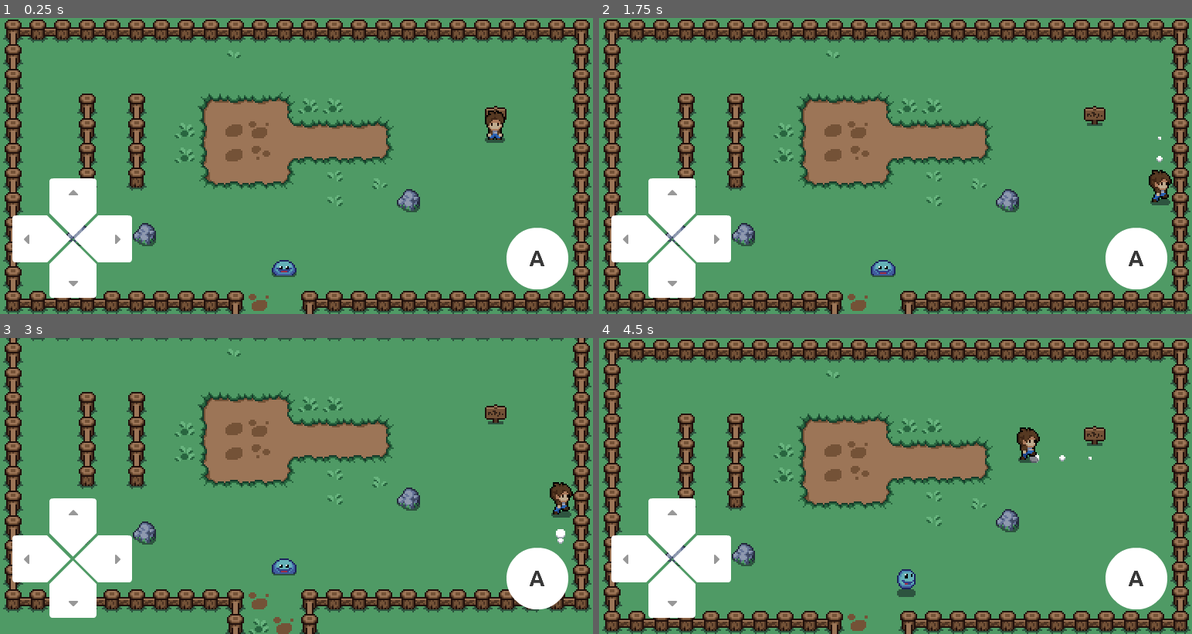
Above: before the commit, frames 1-4 (two rows, left to right).
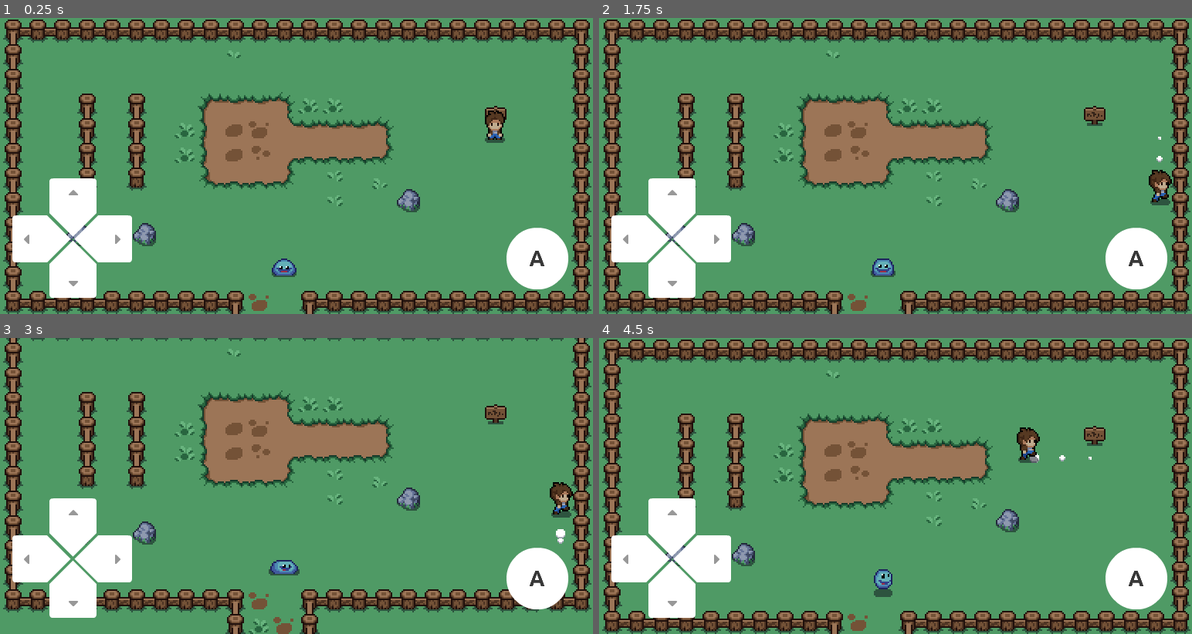
Above: after the commit, the same moments.

Repository: tiagors09/Mystic-Woods
Game: Godot game, scene res://scenes/Level.tscn
The game is run twice, just before and just after one commit, with the same random seed, the same clock (stepped at 60 frames per second) and the same inputs.
Inputs (mouse positions are in pixels of both pictures, inside the frame that each line leads up to):
- Up to frame 1 (0.25 s): no input
- Up to frame 2 (1.75 s): move the mouse to (1025, 151) at 0.52 s; hold Right (ui_right) 0.53-1.28 s; click (1025, 151) at 0.6 s; move the mouse to (776, 180) at 1.27 s; hold Down (ui_down) from 1.28 s (still down); click (776, 180) at 1.35 s
- Up to frame 3 (3 s): move the mouse to (355, 420) at 2.02 s; release Down (ui_down) at 2.03 s; hold Right (ui_right) 2.03-2.78 s; click (355, 420) at 2.1 s; move the mouse to (266, 545) at 2.77 s; hold Up (ui_up) from 2.78 s (still down); click (266, 545) at 2.85 s
- Up to frame 4 (4.5 s): move the mouse to (1073, 530) at 3.52 s; release Up (ui_up) at 3.53 s; hold Left (ui_left) from 3.53 s (still down); click (1073, 530) at 3.6 s; move the mouse to (717, 441) at 4.27 s; click (717, 441) at 4.35 s

The runs differ from the first frame. In frame 1, less than 0.1% of the frame differs, in the area x 46-49%, y 81-83%; in frame 2, 0.1%; in frame 3, 0.1%; in frame 4, 0.5%, in the area x 46-54%, y 78-88%.

Commit message:
change z index tile set, improved enemy ai refactoring fsm and improved player fms

Diff:
--- a/scenes/Decoration.tscn
+++ b/scenes/Decoration.tscn
@@ -117,6 +117,7 @@
 7/z_index = 0
 
 [node name="DecorationTerrain" type="TileMap"]
+z_index = -1
 tile_set = SubResource( 1 )
 cell_size = Vector2( 16, 16 )
 collision_layer = 4
--- a/scenes/Fences.tscn
+++ b/scenes/Fences.tscn
@@ -173,6 +173,7 @@
 0/z_index = 0
 
 [node name="Fences" type="TileMap"]
+z_index = -1
 tile_set = SubResource( 1 )
 cell_size = Vector2( 16, 16 )
 collision_layer = 4
--- a/scenes/Level.tscn
+++ b/scenes/Level.tscn
@@ -80,3 +80,4 @@
 position = Vector2( 328, 136 )
 scale = Vector2( 0.5, 0.5 )
 normal = ExtResource( 12 )
+action = "attack"
--- a/scenes/Player.tscn
+++ b/scenes/Player.tscn
@@ -248,7 +248,6 @@
 extents = Vector2( 4.5, 2.5 )
 
 [node name="Player" type="KinematicBody2D"]
-z_index = 2
 collision_mask = 2
 script = ExtResource( 2 )
 speed = 90
--- a/scenes/Rock.tscn
+++ b/scenes/Rock.tscn
@@ -6,6 +6,7 @@
 radius = 8.24621
 
 [node name="Rock" instance=ExtResource( 1 )]
+z_index = -1
 collision_layer = 8
 collision_mask = 3
 
--- a/scenes/Slime.tscn
+++ b/scenes/Slime.tscn
@@ -345,7 +345,7 @@
 [node name="AnimatedSprite" type="AnimatedSprite" parent="."]
 frames = SubResource( 5 )
 animation = "idle_front"
-frame = 1
+frame = 3
 playing = true
 
 [node name="CollisionShape2D" type="CollisionShape2D" parent="."]
--- a/scenes/Terrain.tscn
+++ b/scenes/Terrain.tscn
@@ -43,6 +43,7 @@
 1/z_index = 0
 
 [node name="BaseTerrain" type="TileMap"]
+z_index = -1
 tile_set = SubResource( 1 )
 cell_size = Vector2( 16, 16 )
 collision_layer = 4
--- a/scripts/Player.gd
+++ b/scripts/Player.gd
@@ -160,7 +160,7 @@
 	var particle = PARTICLES.instance()
 	get_tree().root.add_child(particle)
 	particle.global_position = global_position + Vector2(0, 16)
-	particle.z_index = 1
+	particle.z_index = -1
 	particle.play_particles()
 
 func _update_animation(direction):
@@ -187,8 +187,6 @@
 	if Input.is_action_just_pressed("attack"):
 		is_attacking = true
 
-	print(is_attacking)
-
 	_update_animation(direction.snapped(Vector2.ONE))
 
 	velocity = direction * speed
--- a/scripts/Slime.gd
+++ b/scripts/Slime.gd
@@ -6,7 +6,7 @@
 
 enum {
 	WALKING_SPEED = 10,
-	RUN_SPEED = 15,
+	RUN_SPEED = 25,
 }
 
 enum {
@@ -33,168 +33,223 @@
 }
 
 var patrol_states = [
-	IDLE_FRONT,
-	IDLE_BACK,
-	IDLE_SIDE_LEFT,
-	IDLE_SIDE_RIGHT,
-	WALKING_FRONT,
-	WALKING_BACK,
-	WALKING_SIDE_RIGHT,
-	WALKING_SIDE_LEFT
+	ANIMATIONS[IDLE_FRONT],
+	ANIMATIONS[IDLE_BACK],
+	ANIMATIONS[IDLE_SIDE_LEFT],
+	ANIMATIONS[IDLE_SIDE_RIGHT],
+	ANIMATIONS[WALKING_FRONT],
+	ANIMATIONS[WALKING_BACK],
+	ANIMATIONS[WALKING_SIDE_RIGHT],
+	ANIMATIONS[WALKING_SIDE_LEFT]
 ]
 
-var follow_player
-var last_state
+var is_patrolling = true
+var is_following_player = false
+var is_taking_damage = false
+var last_state = null
+var speed = WALKING_SPEED
+var velocity
+var last_direction
+var direction
 var current_state
-var speed
-var velocity
+
+const WAIT_TIME = 5
 
 var directions = {
-	Vector2.ZERO: IDLE_FRONT,
-	Vector2.UP: RUN_BACK,
-	Vector2.DOWN: RUN_FRONT,
-	Vector2.RIGHT: RUN_SIDE_RIGHT,
-	Vector2.LEFT: RUN_SIDE_LEFT,
-	Vector2(-1,-1): RUN_DIAGONAL_Q2,
-	Vector2(1,-1): RUN_DIAGONAL_Q1,
-	Vector2(-1,1): RUN_DIAGONAL_Q3,
-	Vector2(1,1): RUN_DIAGONAL_Q4,
-}
-
-var animation = {
+	Vector2.ZERO: {
+		"q0": ANIMATIONS[IDLE_FRONT],
+		"q1": ANIMATIONS[RUN_FRONT],
+		"q2": ANIMATIONS[TAKING_DAMAGE_FRONT],
+		"q3": ANIMATIONS[WALKING_FRONT],
+	},
+	Vector2.UP: {
+		"q0": ANIMATIONS[IDLE_BACK],
+		"q1": ANIMATIONS[RUN_BACK],
+		"q2": ANIMATIONS[TAKING_DAMAGE_BACK],
+		"q3": ANIMATIONS[WALKING_BACK],
+	},
+	Vector2.DOWN: {
+		"q0": ANIMATIONS[IDLE_FRONT],
+		"q1": ANIMATIONS[RUN_FRONT],
+		"q2": ANIMATIONS[TAKING_DAMAGE_FRONT],
+		"q3": ANIMATIONS[WALKING_FRONT],
+	},
+	Vector2.RIGHT: {
+		"q0": ANIMATIONS[IDLE_SIDE_RIGHT],
+		"q1": ANIMATIONS[RUN_SIDE_RIGHT],
+		"q2": ANIMATIONS[TAKING_DAMAGE_SIDE_RIGHT],
+		"q3": ANIMATIONS[WALKING_SIDE_RIGHT],
+	},
+	Vector2.LEFT: {
+		"q0": ANIMATIONS[IDLE_SIDE_LEFT],
+		"q1": ANIMATIONS[RUN_SIDE_LEFT],
+		"q2": ANIMATIONS[TAKING_DAMAGE_SIDE_LEFT],
+		"q3": ANIMATIONS[WALKING_SIDE_LEFT],
+	},
+	Vector2(-1,-1): {
+		"q0": ANIMATIONS[IDLE_BACK],
+		"q1": ANIMATIONS[RUN_BACK],
+		"q2": ANIMATIONS[TAKING_DAMAGE_BACK],
+		"q3": ANIMATIONS[WALKING_BACK],
+	},
+	Vector2(1,-1): {
+		"q0": ANIMATIONS[IDLE_BACK],
+		"q1": ANIMATIONS[RUN_BACK],
+		"q2": ANIMATIONS[TAKING_DAMAGE_BACK],
+		"q3": ANIMATIONS[WALKING_BACK],
+	},
+	Vector2(-1,1): {
+		"q0": ANIMATIONS[IDLE_FRONT],
+		"q1": ANIMATIONS[RUN_FRONT],
+		"q2": ANIMATIONS[TAKING_DAMAGE_FRONT],
+		"q3": ANIMATIONS[WALKING_FRONT],
+	},
+	Vector2(1,1): {
+		"q0": ANIMATIONS[IDLE_FRONT],
+		"q1": ANIMATIONS[RUN_FRONT],
+		"q2": ANIMATIONS[TAKING_DAMAGE_FRONT],
+		"q3": ANIMATIONS[WALKING_FRONT],
+	},
+}
+
+const ANIMATIONS = {
 	IDLE_FRONT: {
 		"name": "idle_front",
 		"flip": false,
-		"direction": Vector2.ZERO,
 	},
 	IDLE_SIDE_LEFT: {
 		"name": "idle_side",
 		"flip": true,
-		"direction": Vector2.ZERO,
 	},
 	IDLE_SIDE_RIGHT: {
 		"name": "idle_side",
 		"flip": false,
-		"direction": Vector2.ZERO,
 	},
 	IDLE_BACK: {
 		"name": "idle_back",
 		"flip": false,
-		"direction": Vector2.ZERO
 	},
 	RUN_FRONT: {
 		"name": "run_front",
 		"flip": false,
-		"direction": Vector2.DOWN
 	},
 	RUN_SIDE_LEFT: {
 		"name": "run_side",
 		"flip": true,
-		"direction": Vector2.LEFT
 	},
 	RUN_SIDE_RIGHT: {
 		"name": "run_side",
 		"flip": false,
-		"direction": Vector2.RIGHT
 	},
 	RUN_BACK: {
 		"name": "run_back",
 		"flip": false,
-		"direction": Vector2.UP
 	},
 	RUN_DIAGONAL_Q1: {
 		"name": "run_back",
 		"flip": false,
-		"direction": Vector2(1,-1)
 	},
 	RUN_DIAGONAL_Q2: {
 		"name": "run_back",
 		"flip": false,
-		"direction": Vector2(-1,-1)
 	},
 	RUN_DIAGONAL_Q3: {
 		"name": "run_front",
 		"flip": false,
-		"direction": Vector2(-1,1)
 	},
 	RUN_DIAGONAL_Q4: {
 		"name": "run_front",
 		"flip": false,
-		"direction": Vector2(1,1)
 	},
 	TAKING_DAMAGE_FRONT: {
 		"name": "taking_damage_front",
 		"flip": false,
-		"direction": Vector2.DOWN
 	},
 	TAKING_DAMAGE_SIDE_LEFT: {
 		"name": "taking_damage_side",
 		"flip": true,
-		"direction": Vector2.LEFT
 	},
 	TAKING_DAMAGE_SIDE_RIGHT: {
 		"name": "taking_damage_side",
 		"flip": false,
-		"direction": Vector2.RIGHT
 	},
 	TAKING_DAMAGE_BACK: {
 		"name": "taking_damage_back",
 		"flip": false,
-		"direction": Vector2.UP
 	},
 	WALKING_FRONT: {
 		"name": "walking_front",
 		"flip": false,
-		"direction": Vector2.DOWN
 	},
 	WALKING_SIDE_LEFT: {
 		"name": "walking_side",
 		"flip": true,
-		"direction": Vector2.LEFT
 	},
 	WALKING_SIDE_RIGHT: {
 		"name": "walking_side",
 		"flip": false,
-		"direction": Vector2.RIGHT
 	},
 	WALKING_BACK: {
 		"name": "walking_back",
 		"flip": false,
-		"direction": Vector2.UP
 	},
 }
 
 func _ready():
 	randomize()
-	rand_seed(randi())
+	var _seed = rand_seed(randi())
 	_choose_patrol_pattern()
+	_choose_direction()
+	timer.autostart = true
+
+func _choose_patrol_pattern():
+	patrol_states.shuffle()
+	current_state = patrol_states[randi() % len(patrol_states)]
+
+func _choose_direction():
+	direction = directions.keys()[randi() % len(directions.keys())]
+
+func _move():
+	if is_following_player and not is_patrolling:
+		direction = position.direction_to(Global.player_position).snapped(Vector2.ONE)
+		_update_animation()
+
+	velocity = speed * direction
+	velocity = move_and_slide(velocity,Vector2.ZERO)
+
+func _update_animation():
+	if direction != Vector2.ZERO and last_direction != direction:
+		last_direction = direction
+
+	if is_following_player and not is_patrolling:
+		current_state = directions[direction]["q1"]
+	elif not is_following_player and is_patrolling:
+		_choose_patrol_pattern()
+	elif not is_following_player and not is_patrolling:
+		current_state = directions[direction]["q0"]
+	elif is_taking_damage and not is_following_player and not is_patrolling:
+		print('d')
+		current_state = directions[direction]["q2"]
+
+	animated_sprite.play(current_state["name"])
+	animated_sprite.set_flip_h(current_state["flip"])
+
+func _physics_process(_delta):
+	_move()
+
+func _on_PlayerDetector_body_entered(_body):
+	timer.stop()
+	speed = RUN_SPEED
+	is_following_player = true
+	is_patrolling = false
+	_update_animation()
+
+func _on_PlayerDetector_body_exited(_body):
 	speed = WALKING_SPEED
-	follow_player = false
-
-func _physics_process(_delta):
-	if follow_player:
-		var direction = position.direction_to(Global.player_position).snapped(Vector2.ONE)
-		current_state = directions[direction]
-
-	animated_sprite.play(animation[current_state]["name"])
-	animated_sprite.flip_h = animation[current_state]["flip"]
-	velocity = animation[current_state]["direction"] * speed
-
-	velocity = move_and_slide(velocity, Vector2.ZERO)
-
-func _on_PlayerDetector_body_entered(_body):
-	follow_player = true
-	speed = RUN_SPEED
-	timer.stop()
-
-func _on_PlayerDetector_body_exited(_body):
-	follow_player = false
-	speed = WALKING_SPEED
-	timer.start(5)
-
-func _choose_patrol_pattern():
-	last_state = current_state
-	current_state = patrol_states[randi() % len(patrol_states)]
+	is_following_player = false
+	is_patrolling = true
+	timer.start(WAIT_TIME)
 
 func _on_Timer_timeout():
-	_choose_patrol_pattern()
+	_choose_direction()
+	_update_animation()
